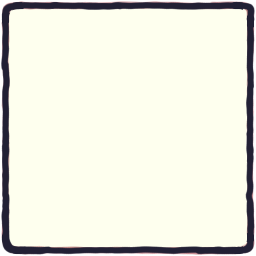
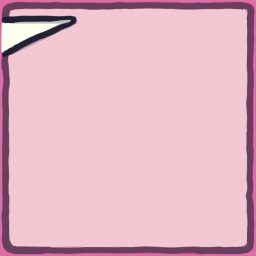
Comparing the layer stacks of the two 256px x 256px images. Changes:
added group "tail" with 3 layers above "speech bubble" over [0,0,191,75]
added layer "stroke" in group "tail" over [0,0,129,74]
added layer "fill" (1st of 2, in "tail") in group "tail" over [0,0,191,75]
added group "speech bubble" (62%) with 3 layers above "backdrop" over [0,0,256,256]
renamed "Paint Layer 1" to "border", moved it into group "speech bubble", painted on it over [0,0,256,256]
renamed "Paint Layer 2" to "fill", moved it into group "speech bubble" over [0,0,256,256]
